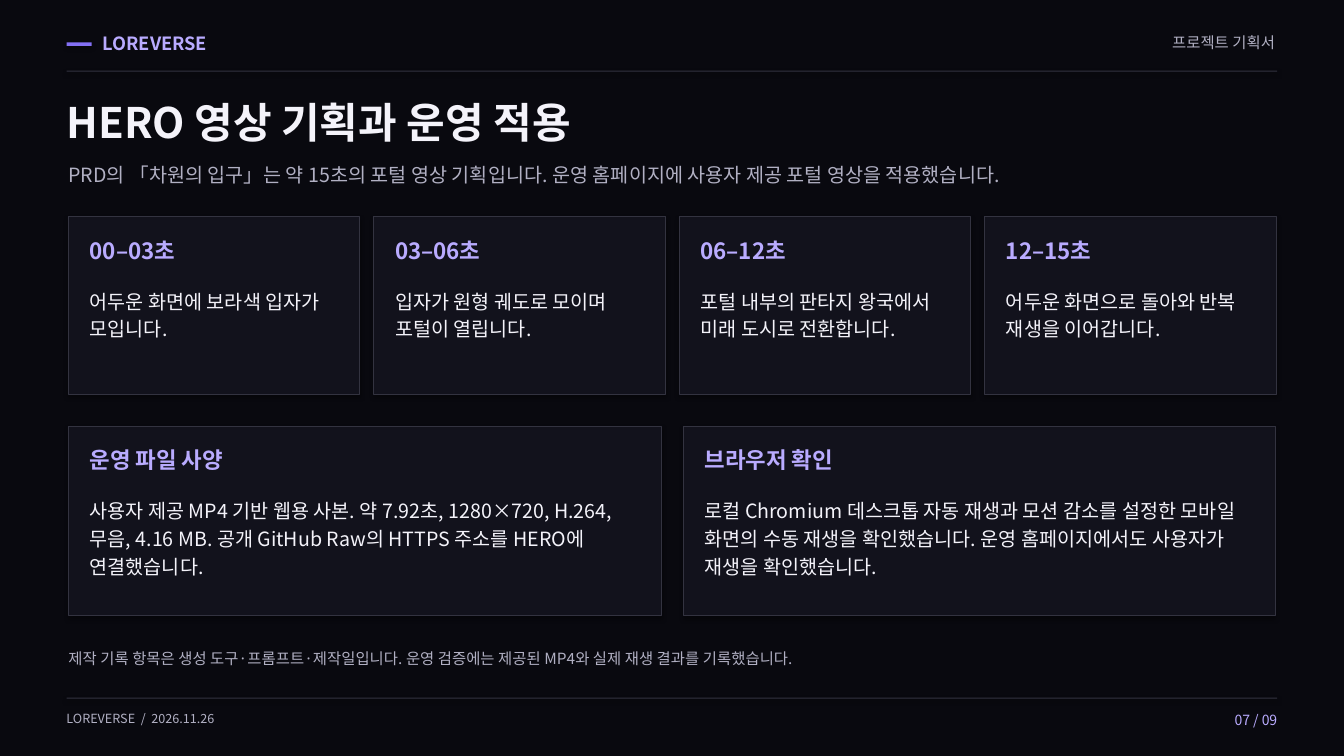
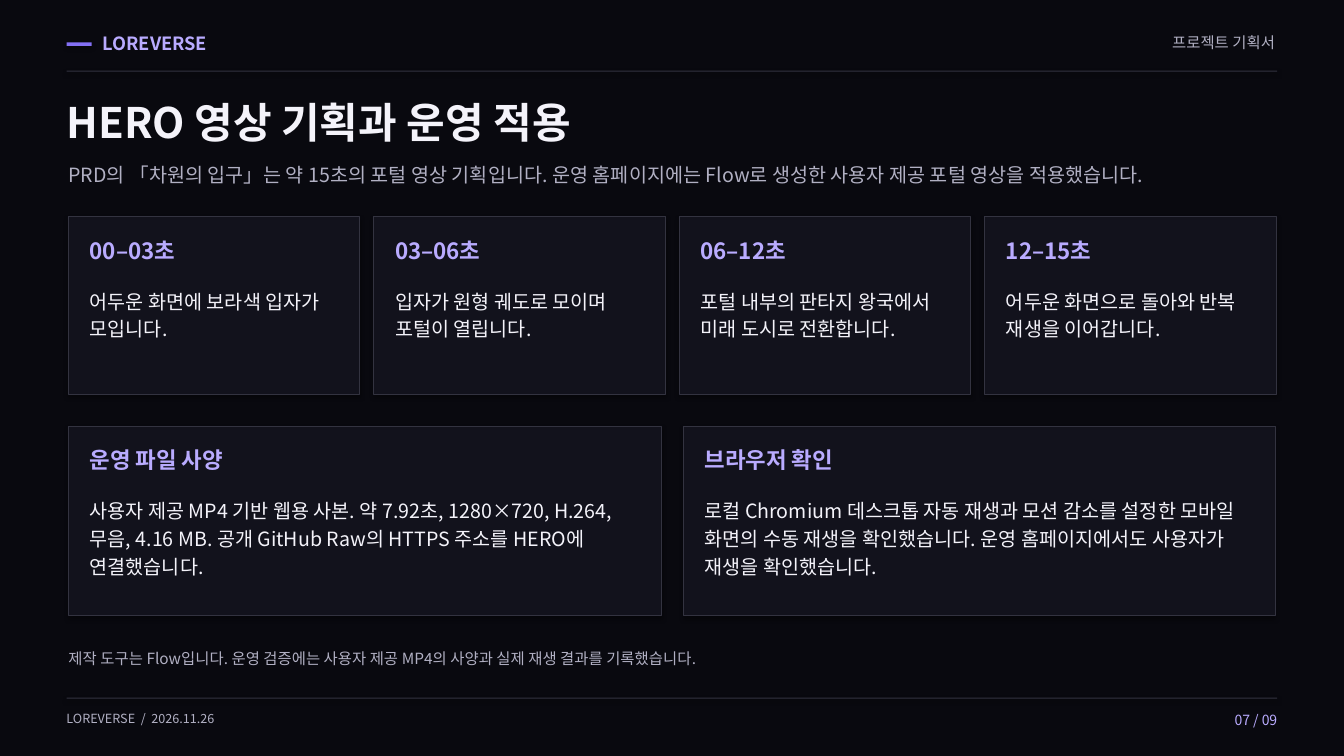
Before and after one commit to 05SUA/-, a slide deck: slide 7 of LOREVERSE/submission/LOREVERSE-project-plan.pptx. Drawn at 1344x756 pixels with LibreOffice and Linux fonts; fonts in the diff are those of the drawing. Boxes give left, top, right and bottom in pixels: in the first picture for what was removed or moved away, otherwise in the second. Text is boxed around its words. In the diff, an @@ line names an element or a change of style, - is before the commit and + after.

```diff
--- a/LOREVERSE/submission/LOREVERSE-project-plan.pptx
+++ b/LOREVERSE/submission/LOREVERSE-project-plan.pptx
@@ text at (68, 165, 1143, 184): text changed @@
-PRD의 「차원의 입구」는 약 15초의 포털 영상 기획입니다. 운영 홈페이지에 사용자 제공 포털 영상을 적용했습니다.
+PRD의 「차원의 입구」는 약 15초의 포털 영상 기획입니다. 운영 홈페이지에는 Flow로 생성한 사용자 제공 포털 영상을 적용했습니다.
@@ text at (68, 651, 696, 665): text changed @@
-제작 기록 항목은 생성 도구·프롬프트·제작일입니다. 운영 검증에는 제공된 MP4와 실제 재생 결과를 기록했습니다.
+제작 도구는 Flow입니다. 운영 검증에는 사용자 제공 MP4의 사양과 실제 재생 결과를 기록했습니다.
```
Also in this commit, not shown: 4 other slides changed, 2 other files.
